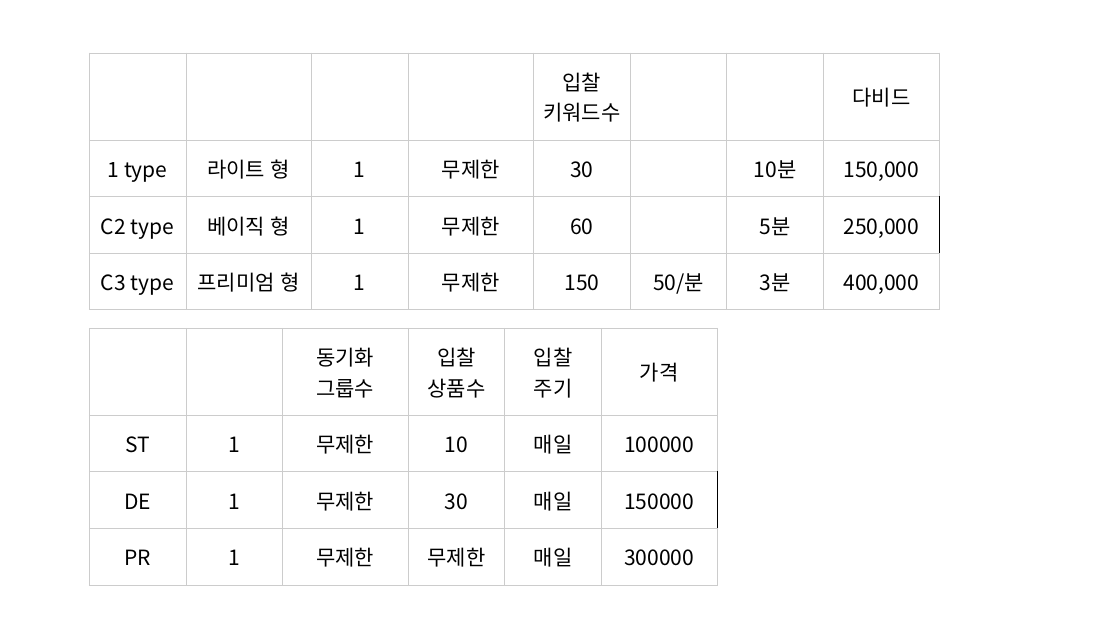
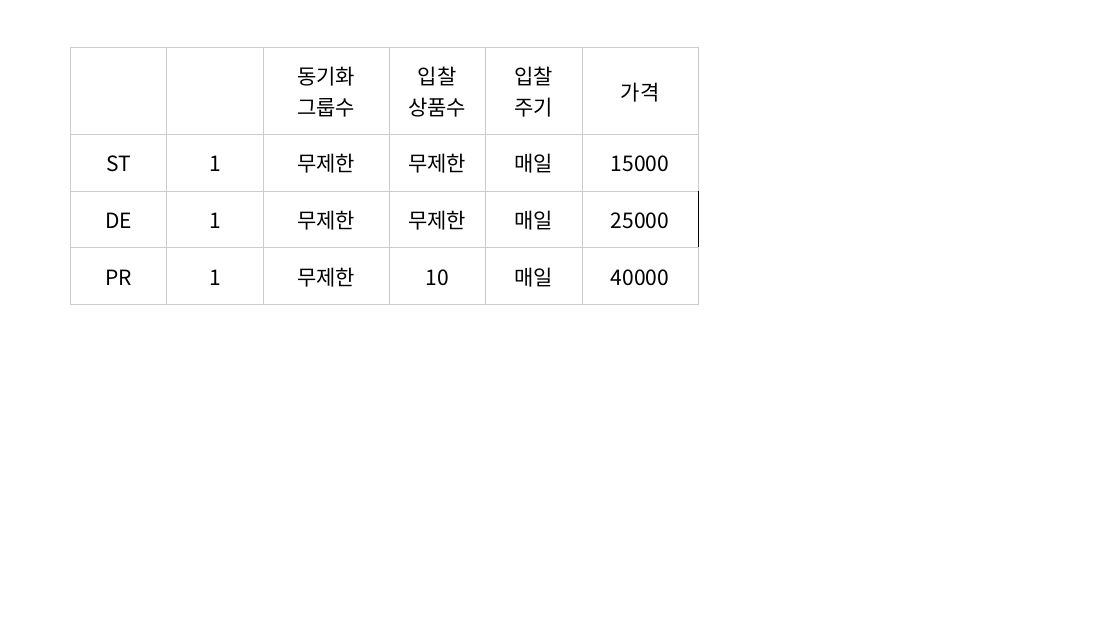
Before and after one commit to Soo92/mysite, a slide deck: slide 1 of ex/외주참고.pptx. Drawn at 1120x630 pixels with LibreOffice and Linux fonts; fonts in the diff are those of the drawing. Boxes give left, top, right and bottom in pixels: in the first picture for what was removed or moved away, otherwise in the second. Text is boxed around its words. In the diff, an @@ line names an element or a change of style, - is before the commit and + after.

```diff
--- a/ex/외주참고.pptx
+++ b/ex/외주참고.pptx
@@ table at [70, 47, 698, 291] @@
-row 2, column 4: 10
+row 2, column 4: 무제한
-row 2, column 6: 100000
+row 2, column 6: 15000
-row 3, column 4: 30
+row 3, column 4: 무제한
-row 3, column 6: 150000
+row 3, column 6: 25000
-row 4, column 4: 무제한
+row 4, column 4: 10
-row 4, column 6: 300000
+row 4, column 6: 40000
@@ table: place and size @@
-table at [89, 329, 718, 571]
+table at [70, 47, 698, 291]
@@ table removed at [89, 53, 940, 299], 4 rows, 8 columns @@
- |  |  |  | 입찰 / 키워드수 |  |  | 다비드
-1 type | 라이트 형 | 1 | 무제한 | 30 |  | 10분 | 150,000
-C2 type | 베이직 형 | 1 | 무제한 | 60 |  | 5분 | 250,000
-C3 type | 프리미엄 형 | 1 | 무제한 | 150 | 50/분 | 3분 | 400,000
```
Also in this commit, not shown: 2 slides added, 1 slide removed.
